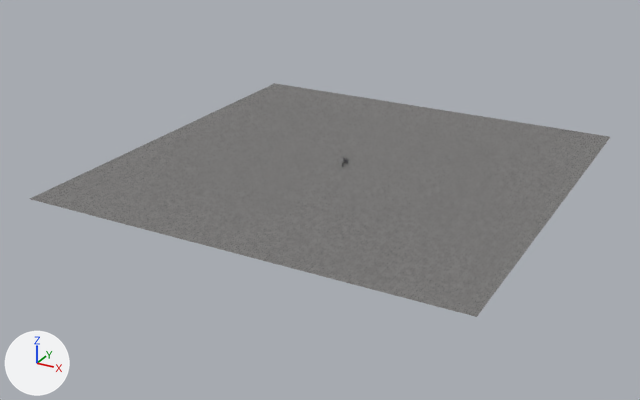
The Blender file models/SurRon.blend as it was, and as the next commit left it.
Both versions are drawn from a camera (50 mm lens) standing at (52.8, -103.3, 45.5) and looking at (-2.1, -3.6, -4.4). Arrows for +X, +Y and +Z are at lower left; the lights stay in place. The first picture is the older version.

The first picture shows 'Ground'.
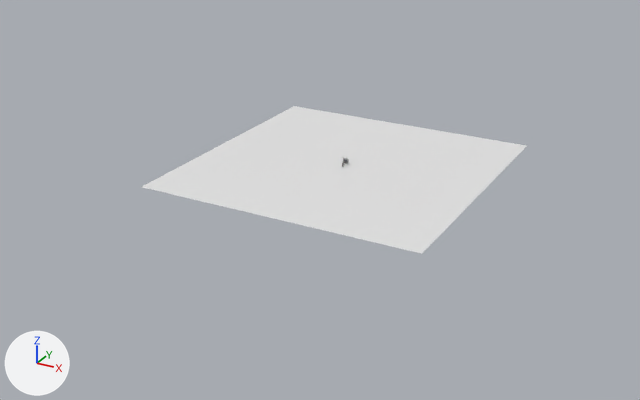
What differs and where, as boxes [x1, y1, x2, y2] in the pictures (640 x 400 px):
'Ground', recoloured, reshaped (grey to white, 34% narrower, 37% shorter)
    before: [30, 83, 610, 317]
    after: [142, 106, 526, 254]

The change in detail:
me_ground is used by ob_ground; location (0.0, 0.0, 0.0).
me_ground had 4 vertices, 1 face and spanned x -30.0..30.0, y -30.0..30.0, z 0.0.
me_ground no longer uses material mat_asphalt.
me_ground now has 4 vertices, 1 face and spans x -20.0..20.0, y -20.0..20.0, z 0.0.
Part 1, on me_ground:
Vertex 0 of me_ground moves from (-30.0, -30.0, 0.0) at pixel (29, 198) to (-20.0, -20.0, 0.0) at pixel (140, 186).
Vertex 1 of me_ground moves from (30.0, -30.0, 0.0) at pixel (476, 316) to (20.0, -20.0, 0.0) at pixel (421, 253).
Vertex 2 of me_ground moves from (-30.0, 30.0, 0.0) at pixel (274, 83) to (-20.0, 20.0, 0.0) at pixel (294, 106).
Vertex 3 of me_ground moves from (30.0, 30.0, 0.0) at pixel (610, 136) to (20.0, 20.0, 0.0) at pixel (527, 145).
